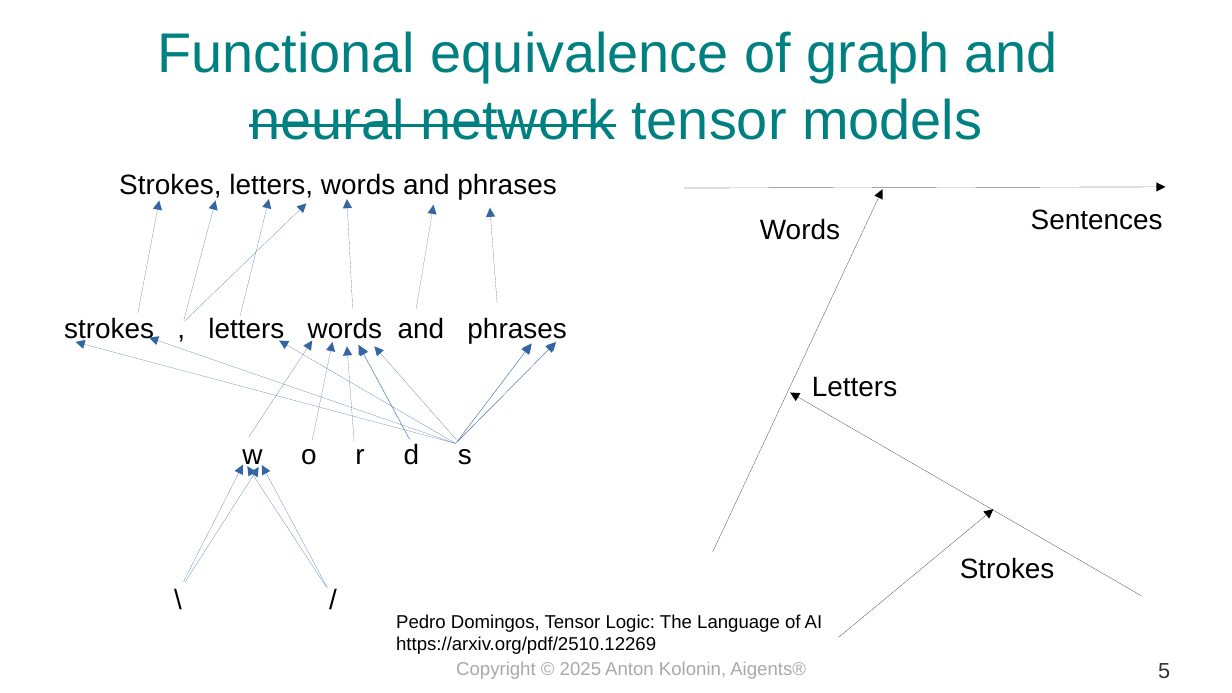
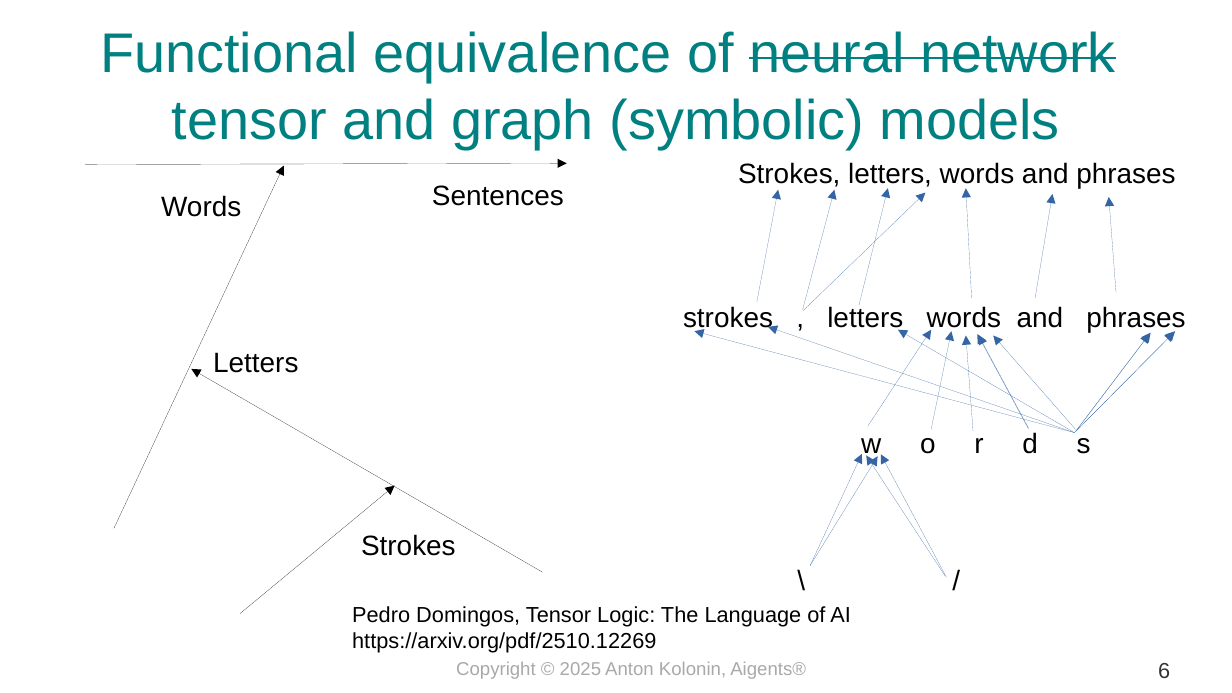
Before and after one commit to aigents/iai, a slide deck: slide 6 of docs/2025/psyche_model_kolonin_en.odp (slide 5 before the commit). Drawn at 1232x693 pixels with LibreOffice and Linux fonts; fonts in the diff are those of the drawing. Boxes give left, top, right and bottom in pixels: in the first picture for what was removed or moved away, otherwise in the second. Text is boxed around its words. In the diff, an @@ line names an element or a change of style, - is before the commit and + after.

Commit message:
update slides

```diff
--- a/docs/2025/psyche_model_kolonin_en.odp
+++ b/docs/2025/psyche_model_kolonin_en.odp
@@ text at box(100, 31, 1116, 149): text changed @@
-Functional equivalence of graph and
-neural network tensor models
+Functional equivalence of neural network
+tensor and graph (symbolic) models
@@ text at box(738, 162, 1175, 188): text changed @@
-strokes , letters words and phrases
+Strokes, letters, words and phrases
@@ 20 arrows, 1 text: place and size @@
-20 arrows, 1 text at box(76, 199, 557, 588)
+20 arrows, 1 text at box(694, 188, 1176, 578)
@@ text at box(683, 306, 1185, 333): text changed @@
-Strokes, letters, words and phrases
+strokes , letters words and phrases
@@ arrow moved from (410, 440) - (360, 347) to (1029, 428) - (978, 334) @@
@@ 4 texts, 3 arrows: place and size @@
-4 texts, 3 arrows at box(684, 187, 1166, 596)
+4 texts, 3 arrows at box(85, 163, 567, 572)
@@ arrow moved from (183, 581) - (243, 465) to (811, 566) - (862, 454) @@
@@ arrow added from (811, 566) to (878, 456), #3465A4 0 pt @@
@@ arrow moved from (186, 582) - (259, 467) to (946, 577) - (866, 456) @@
@@ arrow moved from (326, 587) - (247, 466) to (240, 614) - (395, 485) @@
@@ arrow (240, 614) - (395, 485): stroke #3465A4 0 pt to #000000 0 pt @@
@@ arrow removed from (838, 637) to (994, 510) @@
@@ text "\ /": place and size @@
-text "\ /" at box(163, 577, 349, 619)
+text "\ /" at box(787, 557, 973, 599)
@@ text "Pedro Domingos, Tensor Logic: The ...": place and size @@
-text "Pedro Domingos, Tensor Logic: The ..." at box(396, 614, 823, 654)
+text "Pedro Domingos, Tensor Logic: The ..." at box(352, 606, 851, 653)
@@ text "Pedro Domingos, Tensor Logic: The ..." at box(352, 606, 851, 653): size 12 to 14 pt @@
@@ page number at box(1158, 663, 1170, 678): text changed @@
-5
+6
```
Also in this commit, not shown: 5 other slides changed, 1 slide added, 1 other file.
